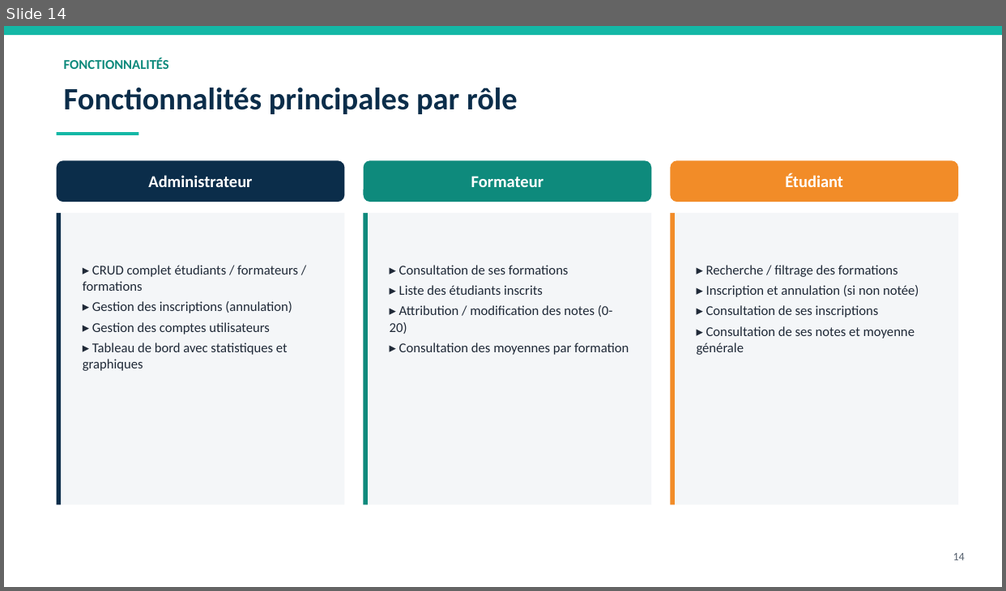
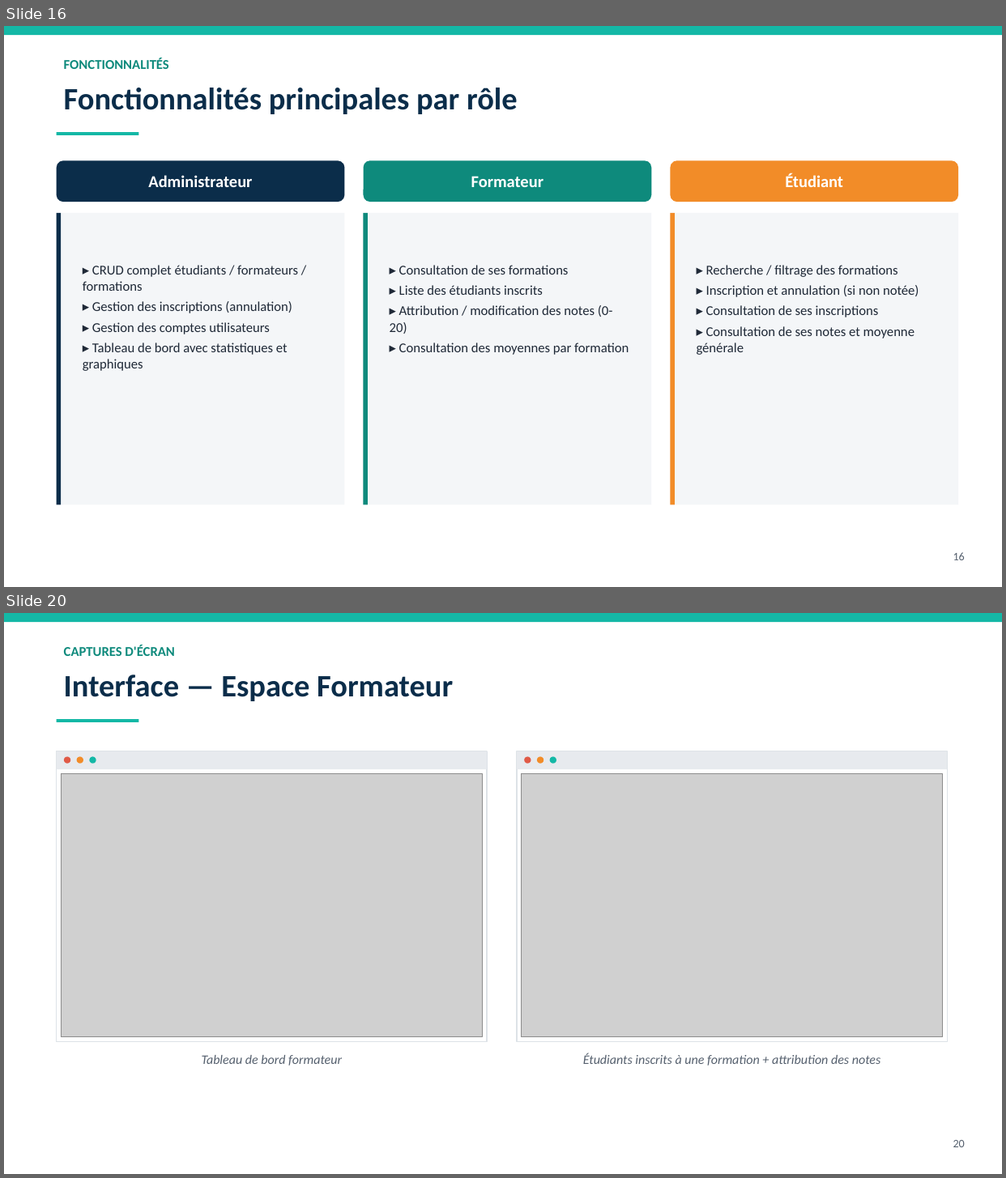
Before and after one commit to ASapAbro/E-Educ, a slide deck: complet/report/Presentation_Projet_Gestion_Formations.pptx. Shown one above the other, each under a label of ours: slide 14 before the commit, slides 16 and 20 after it; the slides between them are not shown. The pictures are 1006x591 and 1006x1178 pixels, drawn with LibreOffice and Linux fonts; fonts in the diff are those of the drawing; grey boxes stand for pictures. Boxes give left, top, right and bottom in pixels: in the first picture for what was removed or moved away, otherwise in the second. Text is boxed around its words. In the diff, an @@ line names an element or a change of style, - is before the commit and + after.

Commit message:
Enrichissement de la présentation : diagramme de cas d'utilisation, aperçu BDD réel, captures d'écran des interfaces
Ajoute un diagramme UML des cas d'utilisation, une slide d'aperçu réel de
MongoDB (mongosh) et des captures d'écran authentiques de l'application
(connexion, tableaux de bord admin/formateur/étudiant, gestion des
étudiants/formations, notation). Le tableau de bord de la slide
"Interface" utilise désormais une vraie capture au lieu d'un graphique
factice.

```diff
--- a/complet/report/Presentation_Projet_Gestion_Formations.pptx
+++ b/complet/report/Presentation_Projet_Gestion_Formations.pptx
@@ slide 20 added at (4, 613, 1002, 1174), background #FFFFFF @@
@@ rectangle added at (4, 613, 1002, 622), fill #14B8A6 @@
@@ text added at (64, 645, 174, 656), 13 pt, text #0E8A7C, bold @@
+CAPTURES D'ÉCRAN
@@ text added at (64, 675, 453, 701), 30 pt, text #0B2D4A, bold @@
+Interface — Espace Formateur
@@ rectangle added at (57, 719, 138, 722), fill #14B8A6 @@
@@ rectangle added at (57, 752, 487, 1042), fill #FFFFFF, outline #DDE2E7 1 pt @@
@@ rectangle added at (57, 752, 487, 769), fill #E7EAEE @@
@@ ellipse added at (64, 756, 70, 764), fill #E05A47 @@
@@ ellipse added at (77, 756, 83, 764), fill #F28C28 @@
@@ ellipse added at (89, 756, 96, 764), fill #14B8A6 @@
@@ rectangle added at (517, 752, 948, 1042), fill #FFFFFF, outline #DDE2E7 1 pt @@
@@ rectangle added at (517, 752, 948, 769), fill #E7EAEE @@
@@ ellipse added at (524, 756, 531, 764), fill #E05A47 @@
@@ ellipse added at (537, 756, 543, 764), fill #F28C28 @@
@@ ellipse added at (550, 756, 556, 764), fill #14B8A6 @@
@@ picture added at (61, 774, 483, 1037) @@
@@ picture added at (522, 774, 943, 1037) @@
@@ text added at (202, 1055, 342, 1066), 12.5 pt, text #55606E, italic @@
+Tableau de bord formateur
@@ text added at (583, 1054, 881, 1066), 12.5 pt, text #55606E, italic @@
+Étudiants inscrits à une formation + attribution des notes
@@ text added at (953, 1140, 965, 1148), 11 pt, text #55606E @@
+20
@@ what was slide 14 is now slide 16 @@
@@ slide 16 changed as well @@
@@ text at (953, 552, 965, 561): text changed @@
-14
+16
```
Also in this commit, not shown: 12 other slides changed, 5 other slides added, 1 other file.
